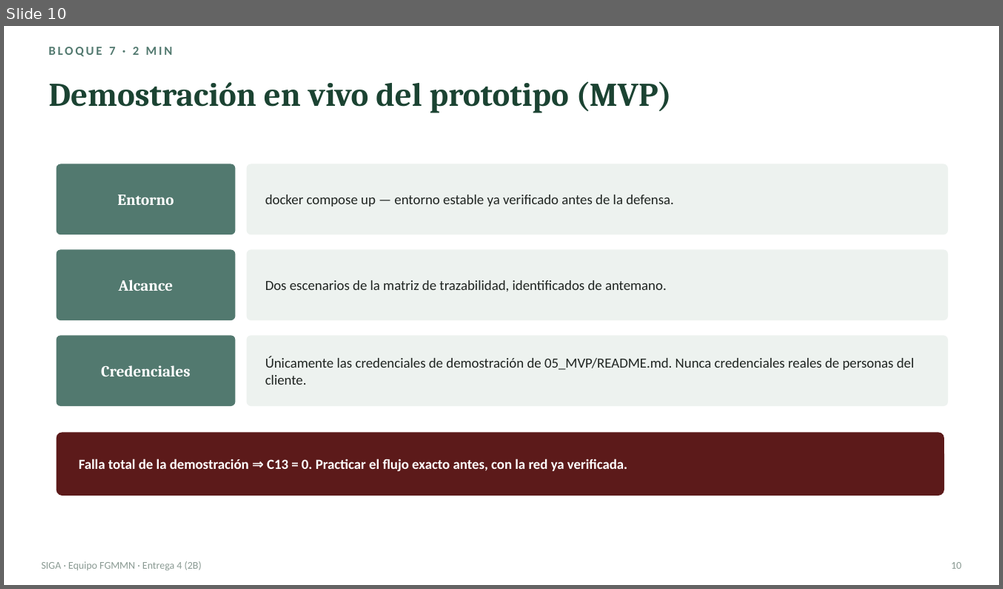
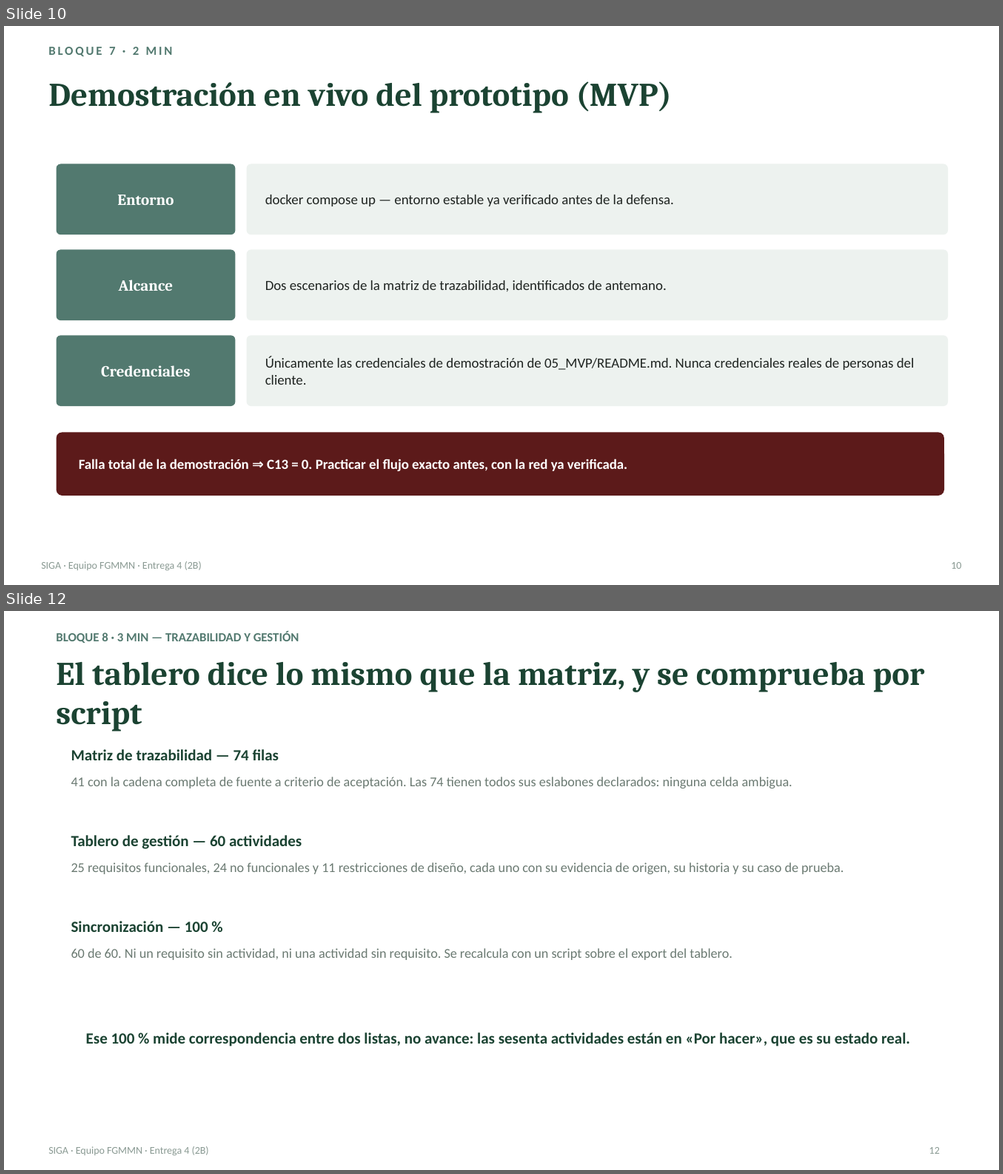
Before and after one commit to gsanchezc6-beep/SIGA_FGMMN_ISR401_AVANCE_2B, a slide deck: 08_Defensa/presentacion.pptx. Shown one above the other, each under a label of ours: slide 10 before the commit, slides 10 and 12 after it; the slides between them are not shown. The pictures are 1003x589 and 1003x1174 pixels, drawn with LibreOffice and Linux fonts; fonts in the diff are those of the drawing. Boxes give left, top, right and bottom in pixels: in the first picture for what was removed or moved away, otherwise in the second. Text is boxed around its words. In the diff, an @@ line names an element or a change of style, - is before the commit and + after.

Commit message:
feat(defensa): anade el bloque de verificacion, trazabilidad y campo, y pasa el mazo a tres integrantes

```diff
--- a/08_Defensa/presentacion.pptx
+++ b/08_Defensa/presentacion.pptx
@@ slide 12 added at [4, 611, 999, 1170], background #FFFFFF @@
@@ text added at [56, 632, 299, 643], 12 pt, text #52796F, bold @@
+BLOQUE 8 · 3 MIN — TRAZABILIDAD Y GESTIÓN
@@ text added at [56, 662, 925, 732], 32 pt, text #1B4332, bold @@
+El tablero dice lo mismo que la matriz, y se comprueba por script
@@ text added at [71, 749, 279, 760], 15 pt, text #1B4332, bold @@
+Matriz de trazabilidad — 74 filas
@@ text added at [71, 777, 792, 789], 13 pt, text #6B7A72 @@
+41 con la cadena completa de fuente a criterio de aceptación. Las 74 tienen todos sus eslabones declarados: ninguna celda ambigua.
@@ text added at [71, 835, 301, 849], 15 pt, text #1B4332, bold @@
+Tablero de gestión — 60 actividades
@@ text added at [71, 863, 843, 874], 13 pt, text #6B7A72 @@
+25 requisitos funcionales, 24 no funcionales y 11 restricciones de diseño, cada uno con su evidencia de origen, su historia y su caso de prueba.
@@ text added at [71, 921, 208, 932], 15 pt, text #1B4332, bold @@
+Sincronización — 100 %
@@ text added at [71, 948, 731, 960], 13 pt, text #6B7A72 @@
+60 de 60. Ni un requisito sin actividad, ni una actividad sin requisito. Se recalcula con un script sobre el export del tablero.
@@ text added at [86, 1033, 910, 1047], 15 pt, text #1B4332, bold @@
+Ese 100 % mide correspondencia entre dos listas, no avance: las sesenta actividades están en «Por hacer», que es su estado real.
@@ text added at [48, 1147, 209, 1156], 10 pt, text #8A9A93 @@
+SIGA · Equipo FGMMN · Entrega 4 (2B)
@@ text added at [929, 1147, 939, 1154], 10 pt, text #8A9A93 @@
+12
```
Also in this commit, not shown: 5 slides changed, 2 other slides added, 1 other file.
